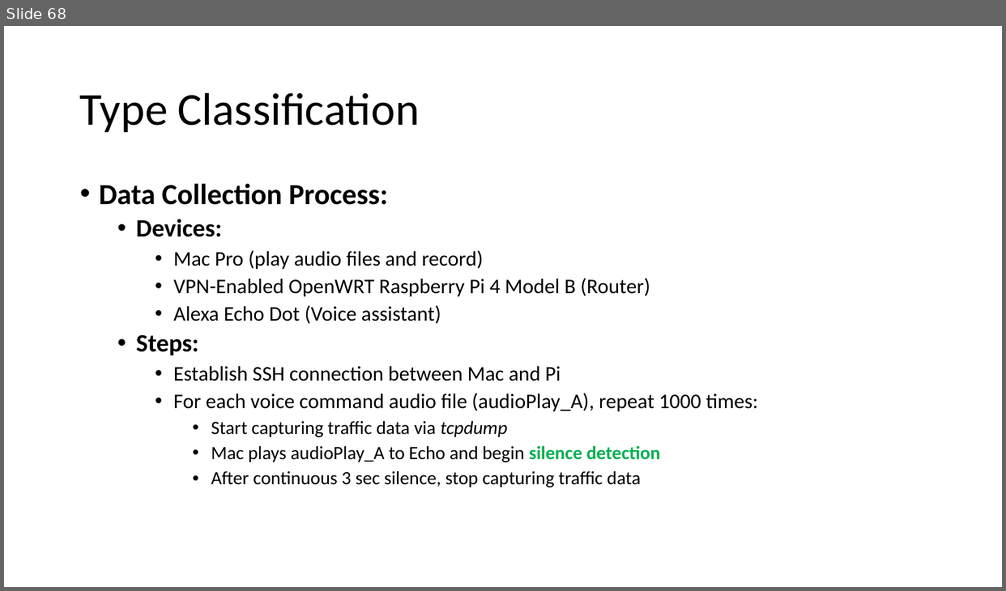
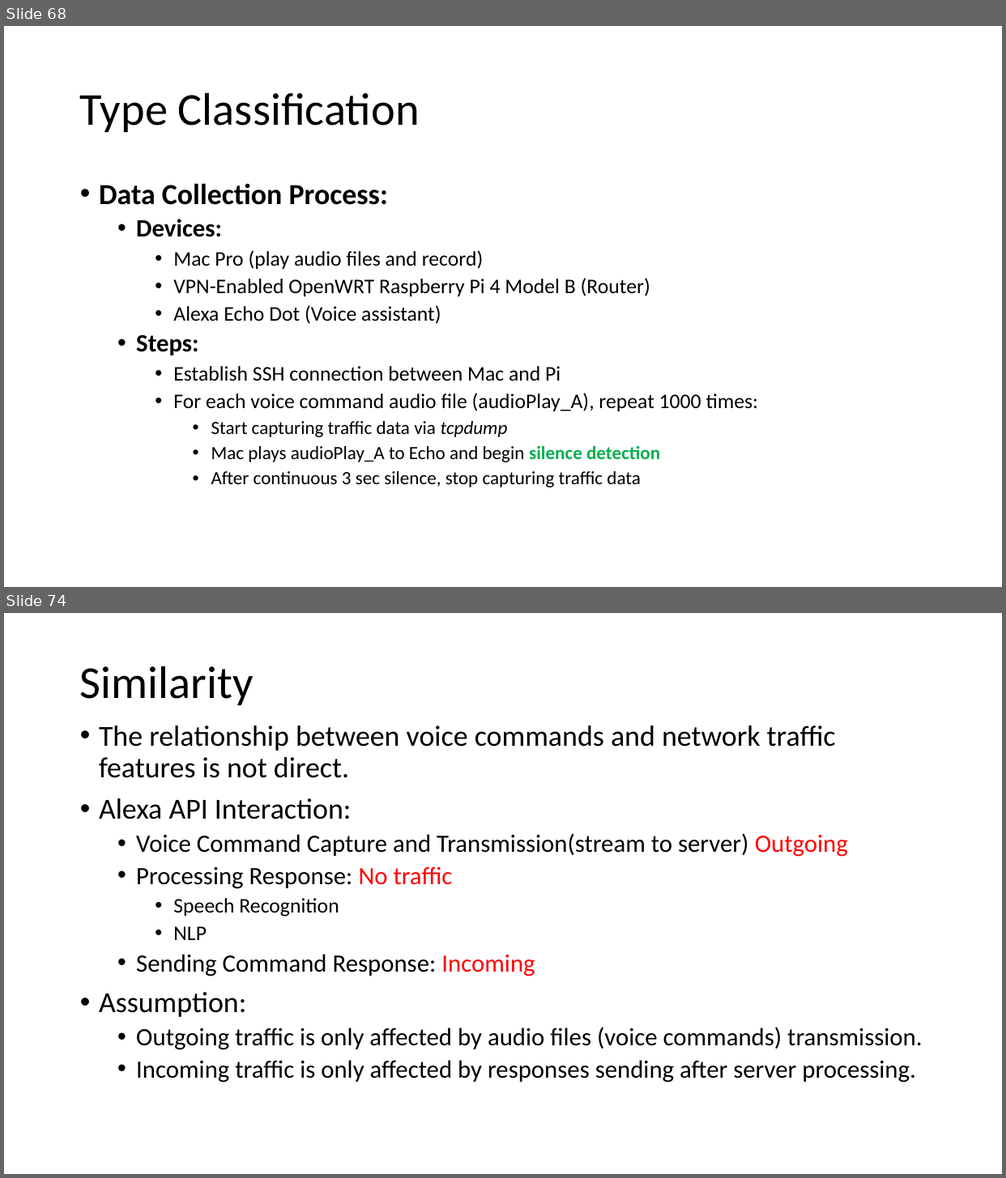
Before and after one commit to GXG-CS/voice_attack, a slide deck: note/Presentation1.pptx. Shown one above the other, each under a label of ours: slide 68 before the commit, slides 68 and 74 after it; the slides between them are not shown. The pictures are 1006x591 and 1006x1178 pixels, drawn with LibreOffice and Linux fonts; fonts in the diff are those of the drawing. Boxes give left, top, right and bottom in pixels: in the first picture for what was removed or moved away, otherwise in the second. Text is boxed around its words. In the diff, an @@ line names an element or a change of style, - is before the commit and + after.

Commit message:
similarity

```diff
--- a/note/Presentation1.pptx
+++ b/note/Presentation1.pptx
@@ slide 74 added at (x1=4, y1=613, x2=1002, y2=1174), background #FFFFFF @@
@@ title added at (x1=80, y1=666, x2=253, y2=705), 44 pt, text #000000 @@
+Similarity
@@ text added at (x1=99, y1=726, x2=922, y2=1083), 24 pt, text #000000 @@
+• The relationship between voice commands and network traffic features is not direct.
+• Alexa API Interaction:
+  • Voice Command Capture and Transmission(stream to server) Outgoing
+  • Processing Response: No traffic
+    • Speech Recognition
+    • NLP
+  • Sending Command Response: Incoming
+• Assumption:
+  • Outgoing traffic is only affected by audio files (voice commands) transmission.
+  • Incoming traffic is only affected by responses sending after server processing.
```
Also in this commit, not shown: 6 other slides added.
